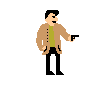
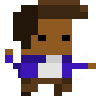
Layers edited between the first and the second w=96, h=96 image:
painted on "Ebene 1" over [5, 0, 96, 96]
removed layer "Hintergrund" over [5, 0, 96, 96]
